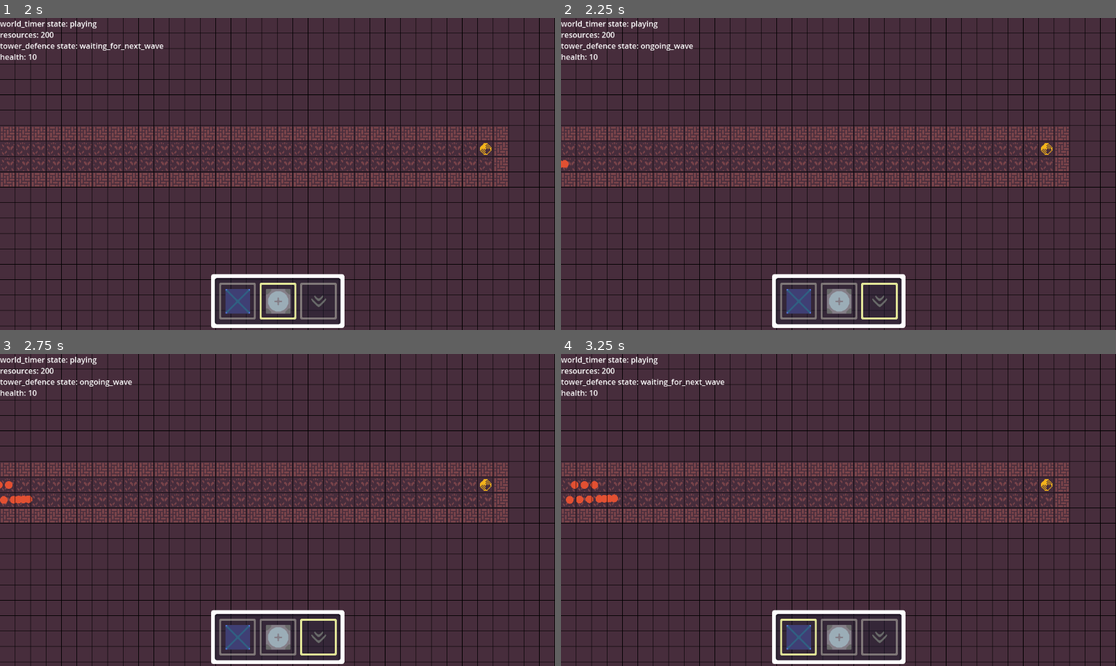
Above: before the commit, frames 1-4 (two rows, left to right).
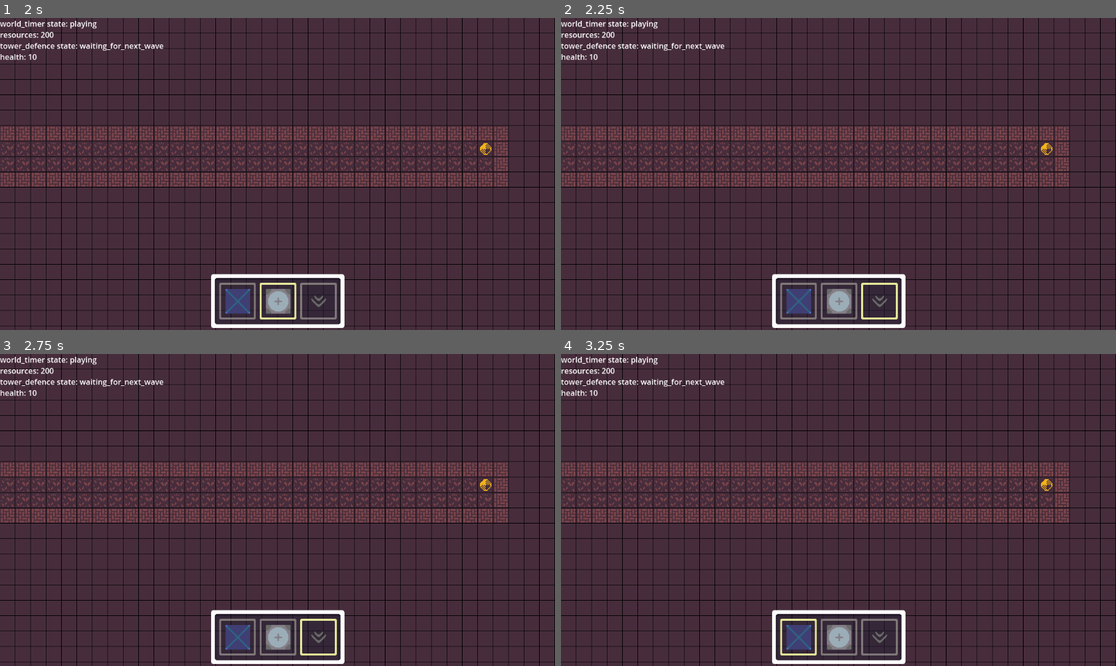
Above: after the commit, the same moments.

Repository: JeppeLindberg/Factory_tower_defence
Game: Godot game, scene res://scenes/main_scene.tscn
Same seed, same stepped clock (60 frames per second), same inputs: the game is played once before the commit and once after it.
Inputs (mouse positions are in pixels of both pictures, inside the frame that each line leads up to):
- Up to frame 1 (2 s): click (238, 301) at 0.5 s; click (277, 301) at 1.27 s
- Up to frame 2 (2.25 s): click (877, 301) at 2.02 s
- Up to frame 3 (2.75 s): no input
- Up to frame 4 (3.25 s): click (799, 637) at 2.75 s

Frame 1 is identical in both runs. In frame 2, 0.2% of the frame differs, in the area x 0-30%, y 8-49%; in frame 3, 0.3%; in frame 4, 0.3%.

Commit message:
Progress

Diff:
--- a/prefabs/path/path.tscn
+++ b/prefabs/path/path.tscn
@@ -7,3 +7,4 @@
 [node name="path" type="Path2D"]
 curve = SubResource("Curve2D_ygq6l")
 script = ExtResource("1_2ajir")
+path_follow_path = "res://prefabs/path/path_follow.tscn"
--- /dev/null
+++ b/prefabs/path/path_follow.tscn
@@ -0,0 +1,4 @@
+[gd_scene format=3 uid="uid://crofij1l808mq"]
+
+[node name="path_follow" type="PathFollow2D"]
+rotates = false
--- a/scripts/buildings/resource_container.gd
+++ b/scripts/buildings/resource_container.gd
@@ -6,6 +6,8 @@
 var _root_node
 var _terrain
 var _paths
+
+var _pickers = []
 
 func activate():
 	_main_scene = get_node(_scene_paths.MAIN_SCENE)
@@ -18,6 +20,16 @@
 			var offset = Vector2i(x, y)
 			_paths.create_container(_main_scene.pos_to_cell_coord(_root_node.global_position) + offset, self)
 
+func _process(_delta):
+	for path in _pickers:
+		if get_children().is_empty():
+			return
+
+		var deposit_pos = path.curve.get_point_position(0)
+
+		if path.check_can_recieve_at_pos(deposit_pos):
+			path.receive_resource(get_children()[0], deposit_pos)
+
 # Set the path that picks from this container
 func add_picker(picker):
-	print("add_picker")
+	_pickers.append(picker)
--- a/scripts/path/path.gd
+++ b/scripts/path/path.gd
@@ -1,3 +1,78 @@
 extends Path2D
 
+var _scene_paths := preload("res://scripts/library/scene_paths.gd").new()
+
+@export var path_follow_path: String
+
+var _main_scene
+var _world_timer
+
 var container
+var _resource_node_radius = 0.2 # Scaled with the size of tiles
+var _path_move_speed = 2.0 # Tiles per second
+
+
+func _ready():
+    _main_scene = get_node(_scene_paths.MAIN_SCENE)
+    _world_timer = get_node(_scene_paths.WORLD_TIMER)
+
+    var scalar = (_main_scene.quadrant_size().x + _main_scene.quadrant_size().x) / 2
+    _resource_node_radius = _resource_node_radius * scalar
+    _path_move_speed = _path_move_speed * scalar
+
+# Move all child path_follow nodes along the path
+func _process(delta):
+    var world_delta = delta * _world_timer.time_mult
+
+    for path_follow in get_children():
+        var next_progress = path_follow.progress + world_delta * _path_move_speed
+        var next_possible_progress = _get_next_unoccupied_progress(path_follow.progress + _resource_node_radius) - _resource_node_radius
+
+        if next_progress > next_possible_progress:
+            next_progress = next_possible_progress
+
+        path_follow.progress = next_progress
+
+# Recieve a resource so that it can be moved along the path
+func receive_resource(resource, pos):
+    var path_follow = _main_scene.create_node(path_follow_path, self)
+    path_follow.global_position = pos
+    resource.reparent(path_follow)
+    resource.global_position = pos
+
+# Check if the given position is occupied or otherwise unavailable
+func check_can_recieve_at_pos(pos):
+    var prog = _pos_to_progress(pos)
+    var next_unoccupied_progress = _get_next_unoccupied_progress(prog)
+
+    if next_unoccupied_progress - _resource_node_radius < prog:
+        return false
+
+    return true
+
+# Finds the point on the curve that is closest to "pos", and translates that to a "progress" property
+func _pos_to_progress(pos):
+    return curve.get_closest_offset(pos)
+
+# Get the position that is unoccupied from the position from_prog. Given in "progress" path_follow property
+func _get_next_unoccupied_progress(from_prog):
+    var next_occupied_progress = 10000.0
+
+    for path_follow in get_children():
+        if from_prog <= path_follow.progress:
+            if path_follow.progress < next_occupied_progress:
+                next_occupied_progress = path_follow.progress
+
+    if next_occupied_progress != 10000.0:
+        return next_occupied_progress - _resource_node_radius
+
+    return _path_len()
+
+# Get the total length of the curve
+func _path_len():
+    var total_len = 0.0
+
+    for i in range(curve.point_count - 1):
+        total_len += curve.get_point_position(i).distance_to(curve.get_point_position(i+1))
+
+    return total_len
--- a/scripts/tower_defence.gd
+++ b/scripts/tower_defence.gd
@@ -24,7 +24,7 @@
 	_terrain = get_node(_scene_paths.TERRAIN)
 	_enemies = _terrain.get_node("enemies")
 
-	_next_event_timer = _world_timer.seconds() + 2
+	_next_event_timer = _world_timer.seconds() + 30
 
 	_state = _tower_defence_states.WAITING_FOR_NEXT_WAVE
 
--- a/scripts/world_timer.gd
+++ b/scripts/world_timer.gd
@@ -6,6 +6,7 @@
 var _main_scene
 var _debug
 
+var time_mult = 1.0
 var _seconds = 0
 var _state
 
@@ -24,8 +25,10 @@
 func toggle_pause():
 	if _state == _timer_states.PLAYING:
 		_state = _timer_states.PAUSED
+		time_mult = 0.0
 	elif _state == _timer_states.PAUSED:
 		_state = _timer_states.PLAYING
+		time_mult = 1.0
 
 # Stop the timer. It cannot be un-stopped
 func stop():
